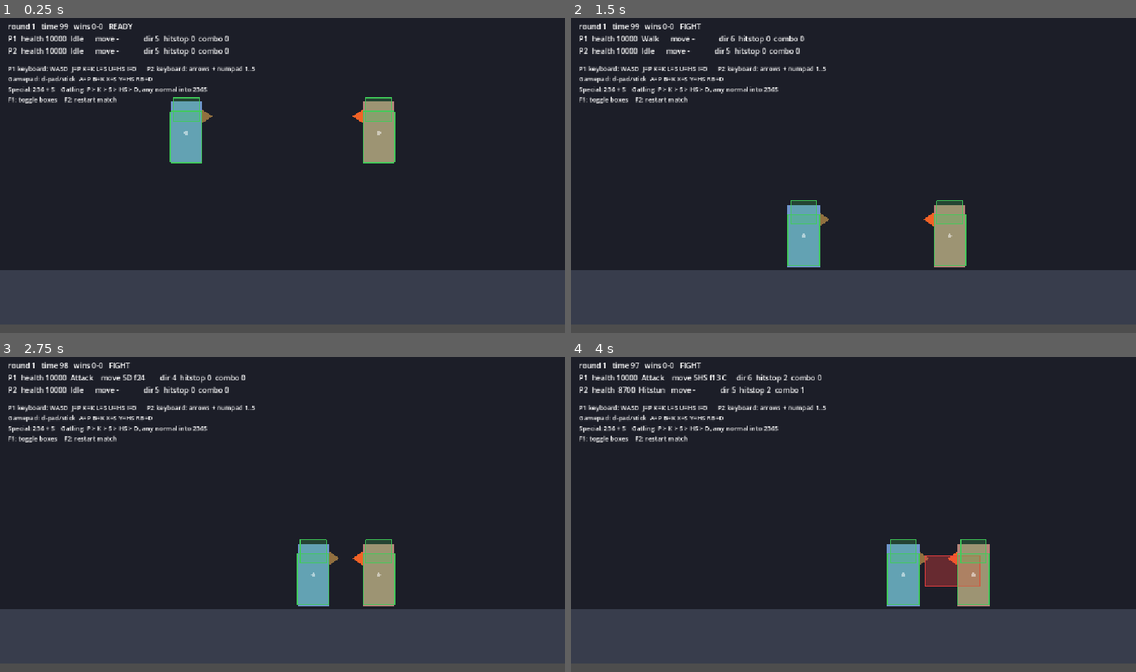
Above: before the commit, frames 1-4 (two rows, left to right).
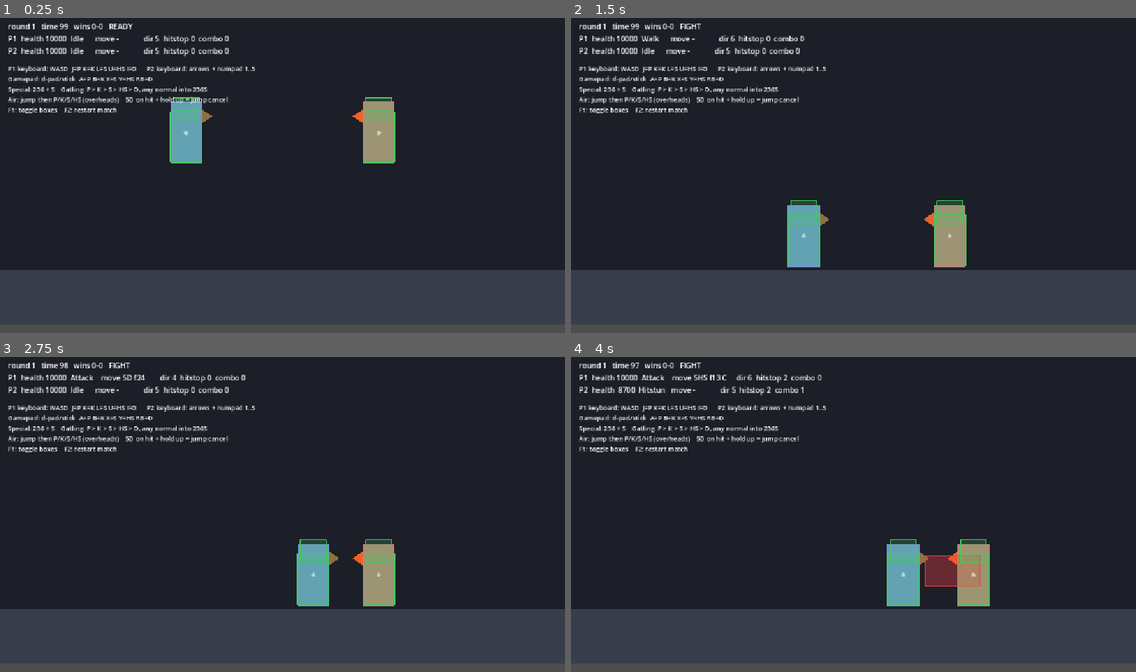
Above: after the commit, the same moments.

Repository: vitorrenansd/fightcore-godot
Game: Godot game, scene res://content/battle/training.tscn
Same seed, same stepped clock (60 frames per second), same inputs: the game is played once before the commit and once after it.
Inputs:
- Up to frame 1 (0.25 s): no input
- Up to frame 2 (1.5 s): tap Enter at 0.5 s; hold D (p1_right) from 0.53 s (still down); tap I (p1_d) at 0.6 s; tap W (p1_up) at 0.77, 1.07 s; tap J (p1_p) at 0.8, 1.35 s
- Up to frame 3 (2.75 s): tap W (p1_up) at 1.52, 1.55, 1.82, 2.1 s; release D (p1_right) at 2.03 s; hold A (p1_left) from 2.03 s (still down); tap I (p1_d) at 2.3 s
- Up to frame 4 (4 s): tap Space at 2.75 s; release A (p1_left) at 2.78 s; hold D (p1_right) from 2.78 s (still down); tap I (p1_d) at 2.85 s; tap W (p1_up) at 3.02, 3.32, 3.77, 3.8 s; tap J (p1_p) at 3.05 s; tap U (p1_hs) at 3.6 s

The runs differ from the first frame. In frame 1, 0.6% of the frame differs, in the area x 1-41%, y 24-31%; in frame 2, 0.6%; in frame 3, 0.6%; in frame 4, 0.6%.

Commit message:
feat(character): jump cancel fecha a rota do lancador
Segurar cima durante a janela de cancel pula direto para fora do golpe,
sem botao e sem motion. Obedece a mesma regra dos outros cancels, entao
lancador no vazio nao pula.

E o que transforma o 5D em combo aereo em vez de so um derrubada: acerta,
segura cima, e o P que ficou no buffer sai como j.P no ar. Por isso o
jump cancel e checado depois do cancel de ataque, e nao antes.

Diff:
--- a/content/battle/training.tscn
+++ b/content/battle/training.tscn
@@ -53,4 +53,5 @@
 text = "P1 keyboard: WASD  J=P K=K L=S U=HS I=D      P2 keyboard: arrows + numpad 1..5
 Gamepad: d-pad/stick  A=P B=K X=S Y=HS RB=D
 Special: 236 + S    Gatling: P > K > S > HS > D, any normal into 236S
+Air: jump then P/K/S/HS (overheads)    5D on hit + hold up = jump cancel
 F1: toggle boxes    F2: restart match"
--- a/content/fighters/training_dummy/moves/5d.tres
+++ b/content/fighters/training_dummy/moves/5d.tres
@@ -1,7 +1,7 @@
-[gd_resource type="Resource" script_class="AttackData" format=3 uid="uid://bs0swum0nuxg2"]
+[gd_resource type="Resource" script_class="AttackData" format=3]
 
-[ext_resource type="Script" uid="uid://cpppj7vtjjy4c" path="res://engine/collision/hitbox.gd" id="1_v3vlj"]
-[ext_resource type="Script" uid="uid://cki3ybjkgw5qx" path="res://engine/character/attack_data.gd" id="2_os1od"]
+[ext_resource type="Script" path="res://engine/collision/hitbox.gd" id="1_v3vlj"]
+[ext_resource type="Script" path="res://engine/character/attack_data.gd" id="2_os1od"]
 
 [sub_resource type="RectangleShape2D" id="RectangleShape2D_c4oem"]
 size = Vector2(46, 70)
@@ -23,6 +23,7 @@
 hitboxes = Array[ExtResource("1_v3vlj")]([SubResource("Resource_xxd6m")])
 cancel_into_types = 7
 cancel_level = 4
+jump_cancellable = true
 damage = 600
 chip_damage = 60
 guard = 1
--- a/engine/character/attack_data.gd
+++ b/engine/character/attack_data.gd
@@ -53,6 +53,9 @@
 ## Cancelling without touching the opponent. Off by default: whiff cancelling
 ## erases the risk of throwing out a move, which is what makes neutral matter.
 @export var can_whiff_cancel: bool = false
+## Holding up during the cancel window jumps straight out of the move. This is
+## what turns a launcher into an air combo instead of a single knockdown.
+@export var jump_cancellable: bool = false
 ## First frame this move can be cancelled, from the start of the attack.
 ## -1 means the first active frame, which is the genre default.
 @export var cancel_window_start: int = -1
--- a/engine/character/fighter.gd
+++ b/engine/character/fighter.gd
@@ -151,6 +151,27 @@
 	return true
 
 
+## Jumps straight out of the current move when the input asks for it.
+## Holding up is enough: the jump comes out on the first cancellable frame,
+## which is how a launcher chains into an air combo.
+func try_jump_cancel() -> bool:
+	if input == null or not can_act() or not is_on_floor():
+		return false
+	if not input.is_holding_up() or not can_jump_cancel():
+		return false
+	state_machine.transition_to(&"Jump")
+	return true
+
+
+func can_jump_cancel() -> bool:
+	if not hitbox_manager.is_attacking():
+		return false
+	return (
+		hitbox_manager.current_attack.jump_cancellable
+		and hitbox_manager.is_in_cancel_window()
+	)
+
+
 ## Current stance, used to pick between standing, crouching and air attacks.
 func get_stance() -> CommandData.Stance:
 	if not is_on_floor():
--- a/engine/character/states/attack.gd
+++ b/engine/character/states/attack.gd
@@ -35,6 +35,10 @@
 	# the cancel is legal.
 	if fighter.try_command():
 		return
+	# Checked after the button: holding up while pressing an attack should give
+	# the attack, and the buffered press then comes out as the air version.
+	if fighter.try_jump_cancel():
+		return
 	# Landing cuts an air move short, the usual landing recovery of the genre.
 	if attack != null and attack.ends_on_landing and state_frame > 1 and fighter.is_on_floor():
 		transitioned.emit(&"Idle")
--- a/tests/cancel_smoke_test.gd
+++ b/tests/cancel_smoke_test.gd
@@ -163,7 +163,49 @@
 			print("  move after the motion: %s" % current_move(p1))
 			check(current_move(p1) == &"236S", "5S cancelled into the special")
 			check(accepted.size() == 2, "two commands accepted, got %d" % accepted.size())
-		123:
+		170:
+			print("\n== 6. jump cancel: 5D launches into an air combo ==")
+			accepted.clear()
+			p1.position = Vector2(-30, 0)
+			p2.position = Vector2(30, 0)
+			p2.health = 10000
+		173:
+			check(p1.get_attack(&"5D").jump_cancellable, "5D is jump cancellable")
+			check(not p1.get_attack(&"5P").jump_cancellable, "a plain jab is not")
+			hold([&"p1_d"])
+		174:
+			hold([])
+		196:
+			# 5D has 20 frames of startup, so it has connected by now.
+			print("  move %s  connected=%s  p2 y=%.0f" % [
+				current_move(p1), p1.hitbox_manager.has_connected, p2.global_position.y,
+			])
+			check(current_move(p1) == &"5D", "5D is running")
+			check(p1.hitbox_manager.has_connected, "5D connected")
+			check(p1.can_jump_cancel(), "the jump cancel window is open")
+			hold([&"p1_up"])
+		205:
+			print("  after holding up: state %s  on floor=%s  attacking=%s" % [
+				p1.state_machine.current_state.name, p1.is_on_floor(),
+				p1.hitbox_manager.is_attacking(),
+			])
+			check(not p1.is_on_floor(), "jumped straight out of the move")
+			check(not p1.hitbox_manager.is_attacking(), "the launcher was cut short")
+			hold([&"p1_up", &"p1_p"])
+		207:
+			hold([])
+		209:
+			print("  air follow-up: %s" % current_move(p1))
+			check(current_move(p1) == &"j.P", "the air normal came out after the jump")
+			check(accepted.size() == 2, "two commands accepted, got %d" % accepted.size())
+		215:
+			print("  p2 health %d  combo %d  p2 y=%.0f" % [
+				p2.health, p2.combo_hits, p2.global_position.y,
+			])
+			# Checked here and not during hitstop: nothing moves while frozen.
+			check(p2.global_position.y < -10.0, "the launcher sent the opponent up")
+			check(p2.combo_hits >= 2, "the air hit continued the combo, got %d" % p2.combo_hits)
+		216:
 			print("\nRESULT: %s" % ("OK" if ok else "FAILED"))
 			quit(0 if ok else 1)
 			return true
Not shown, changed: docs/cancels.md
Not shown, changed: docs/fighter_format.md
